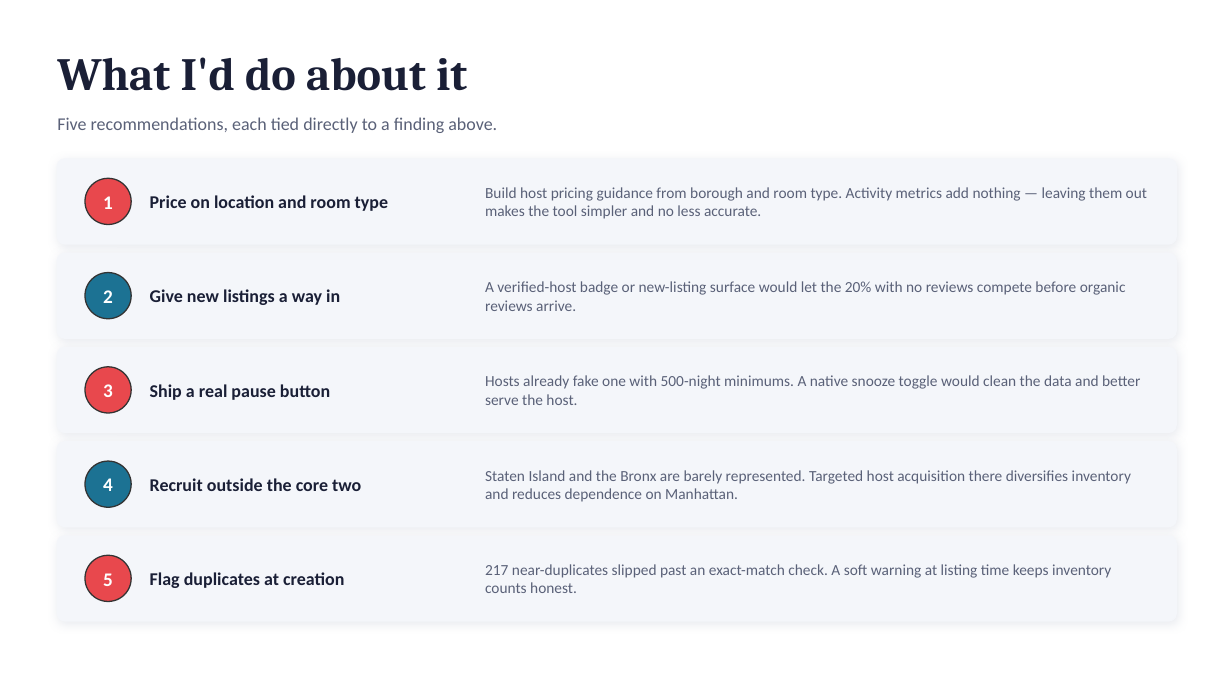
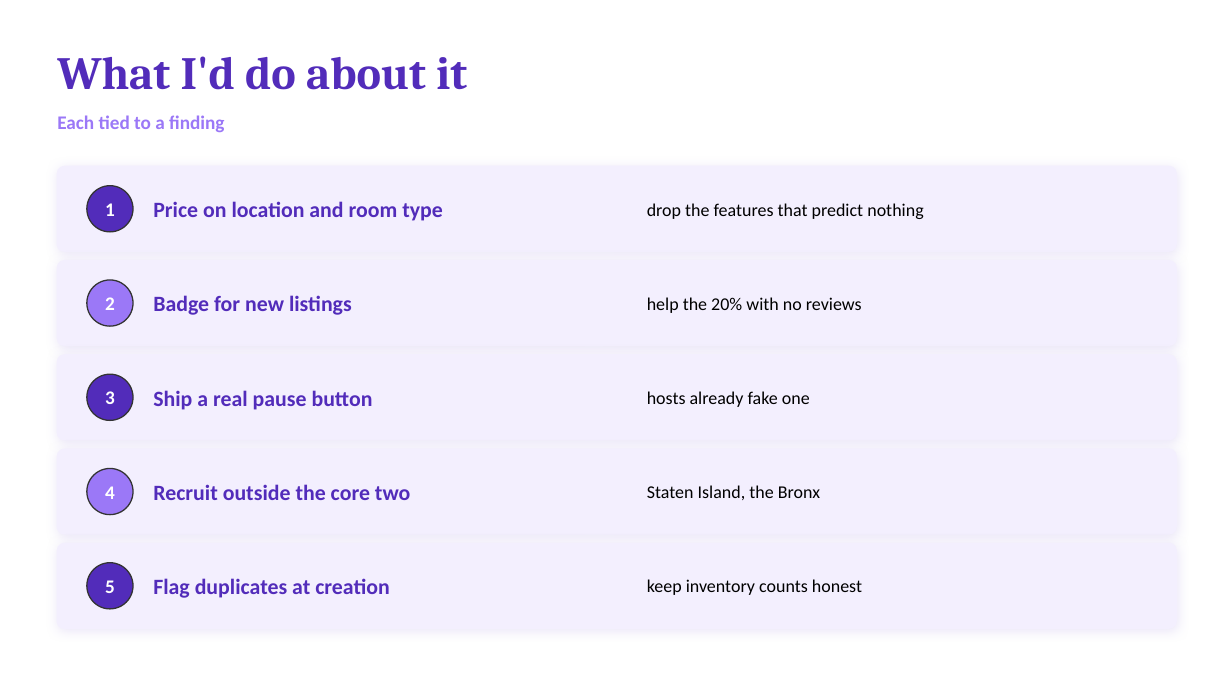
Before and after one commit to khaliddosari/Tuwaiq-Bootcamp, a slide deck: slide 12 of eda week 3/Khalid Al Dosari - EDA Project Presentation.pptx (slide 13 before the commit). Drawn at 1232x693 pixels with LibreOffice and Linux fonts; fonts in the diff are those of the drawing. Boxes give left, top, right and bottom in pixels: in the first picture for what was removed or moved away, otherwise in the second. Text is boxed around its words. In the diff, an @@ line names an element or a change of style, - is before the commit and + after.

```diff
--- a/eda week 3/Khalid Al Dosari - EDA Project Presentation.pptx
+++ b/eda week 3/Khalid Al Dosari - EDA Project Presentation.pptx
@@ text "What I'd do about it" at bbox=[57, 56, 467, 90]: text colour #1A1F36 to #522CBA @@
@@ text at bbox=[57, 115, 224, 132]: text changed; size 14 to 15 pt; text colour #5A6178 to #9B78F7; bold on @@
-Five recommendations, each tied directly to a finding above.
+Each tied to a finding
@@ text removed at bbox=[485, 187, 1147, 219] @@
-Build host pricing guidance from borough and room type. Activity metrics add nothing — leaving them out makes the tool simpler and no less accurate.
@@ text added at bbox=[647, 203, 923, 219], 14 pt, text #000000 @@
+drop the features that predict nothing
@@ ellipse at bbox=[87, 280, 133, 326]: fill #1C7293 to #9B78F7 @@
@@ text at bbox=[153, 295, 352, 315]: text changed; size 14 to 17 pt; text colour #1A1F36 to #522CBA @@
-Give new listings a way in
+Badge for new listings
@@ text at bbox=[647, 297, 862, 313]: text changed; size 12 to 14 pt; text colour #5A6178 to #000000 @@
-A verified-host badge or new-listing surface would let the 20% with no reviews compete before organic reviews arrive.
+help the 20% with no reviews
@@ 4 rounded rectangles, 2 texts, 2 ellipses: place and size @@
-4 rounded rectangles, 2 texts, 2 ellipses at bbox=[57, 159, 1177, 621]
+4 rounded rectangles, 2 texts, 2 ellipses at bbox=[57, 166, 1177, 628]
@@ fill #E8484D to #522CBA in 3 elements at bbox=[87, 186, 133, 232], bbox=[87, 563, 133, 609], bbox=[87, 374, 133, 421] @@
@@ text removed at bbox=[485, 375, 1140, 405] @@
-Hosts already fake one with 500-night minimums. A native snooze toggle would clean the data and better serve the host.
@@ text added at bbox=[647, 391, 810, 407], 14 pt, text #000000 @@
+hosts already fake one
@@ ellipse at bbox=[87, 469, 133, 515]: fill #1C7293 to #9B78F7 @@
@@ text at bbox=[647, 485, 820, 500]: text changed; size 12 to 14 pt; text colour #5A6178 to #000000 @@
-Staten Island and the Bronx are barely represented. Targeted host acquisition there diversifies inventory and reduces dependence on Manhattan.
+Staten Island, the Bronx
@@ fill #F4F6FA to #F3EFFE; outline #F4F6FA 1 pt to #F3EFFE 1 pt; shadow changed in 5 elements at bbox=[57, 166, 1177, 251], bbox=[57, 261, 1177, 346], bbox=[57, 355, 1177, 440], bbox=[57, 449, 1177, 534], bbox=[57, 543, 1177, 628] @@
@@ 3 texts, 3 ellipses, 1 rounded rectangle: place and size @@
-3 texts, 3 ellipses, 1 rounded rectangle at bbox=[57, 178, 1177, 602]
+3 texts, 3 ellipses, 1 rounded rectangle at bbox=[57, 186, 1177, 609]
@@ size 14 to 17 pt, text colour #1A1F36 to #522CBA in 4 elements at bbox=[153, 201, 443, 221], bbox=[153, 390, 373, 410], bbox=[153, 484, 410, 500], bbox=[153, 578, 389, 598] @@
@@ text removed at bbox=[485, 564, 1111, 593] @@
-217 near-duplicates slipped past an exact-match check. A soft warning at listing time keeps inventory counts honest.
@@ text added at bbox=[647, 579, 862, 595], 14 pt, text #000000 @@
+keep inventory counts honest
```
Also in this commit, not shown: 10 other slides changed, 2 slides added, 3 slides removed.
